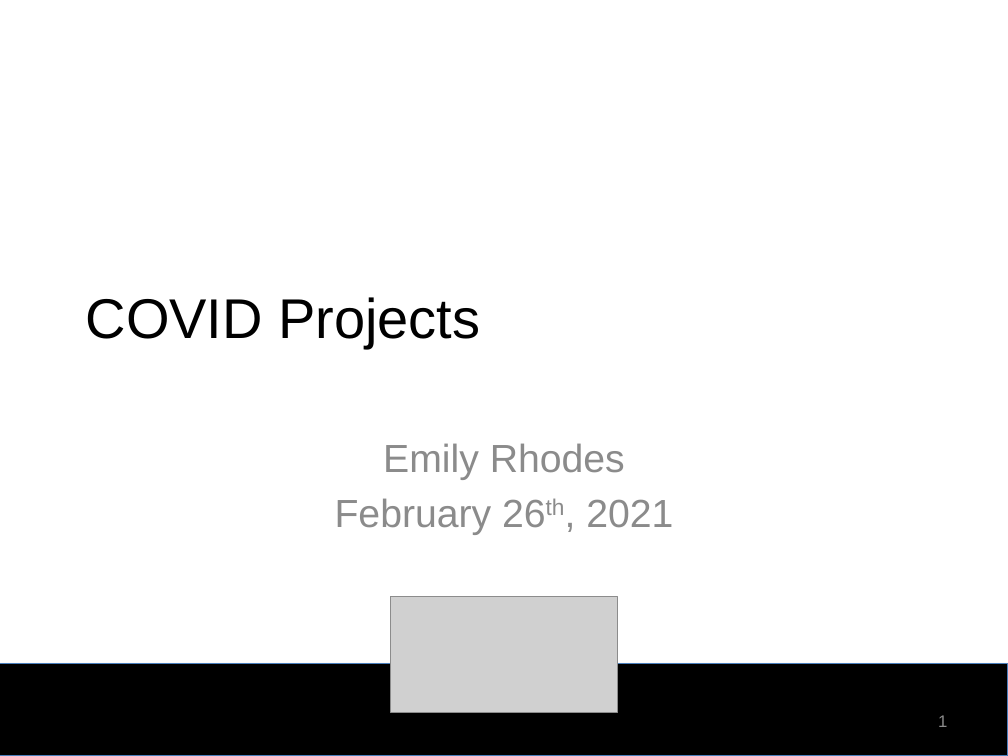
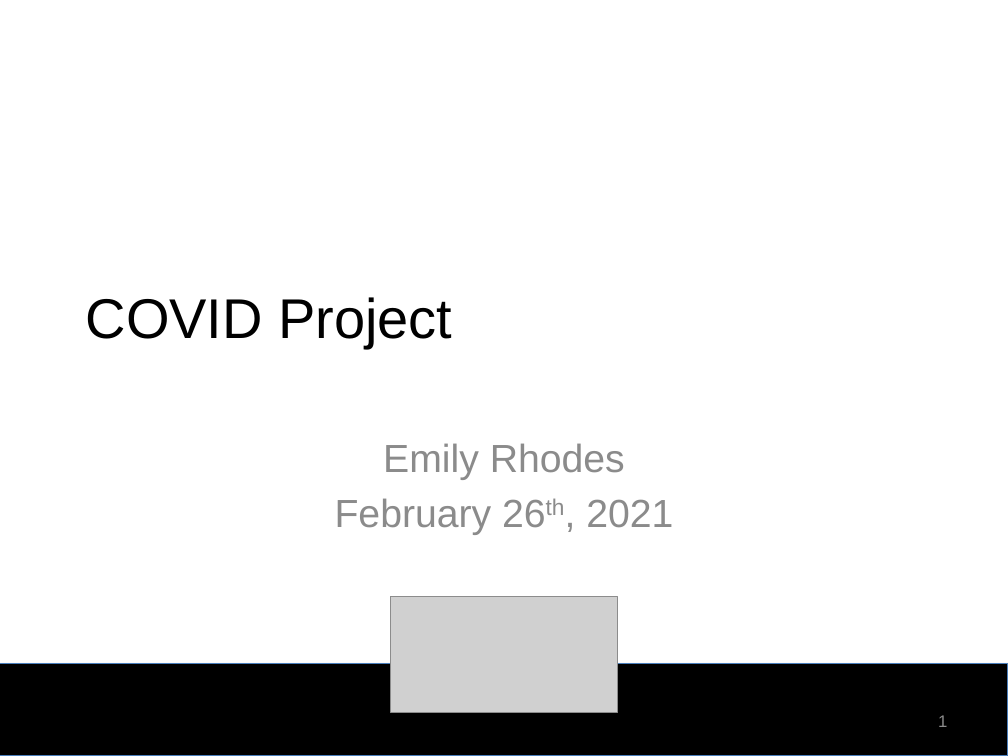
Before and after one commit to emilyrrhodes/labpresentations, a slide deck: slide 1 of 2021.02.26_OneOnOneUpdates.pptx. Drawn at 1008x756 pixels with LibreOffice and Linux fonts; fonts in the diff are those of the drawing; grey boxes stand for pictures; background and template pictures are left out. Boxes give left, top, right and bottom in pixels: in the first picture for what was removed or moved away, otherwise in the second. Text is boxed around its words. In the diff, an @@ line names an element or a change of style, - is before the commit and + after.

```diff
--- a/2021.02.26_OneOnOneUpdates.pptx
+++ b/2021.02.26_OneOnOneUpdates.pptx
@@ title at bbox=[86, 297, 452, 348]: text changed @@
-COVID Projects
+COVID Project
```
Also in this commit, not shown: 2 other slides changed, 1 other file.
